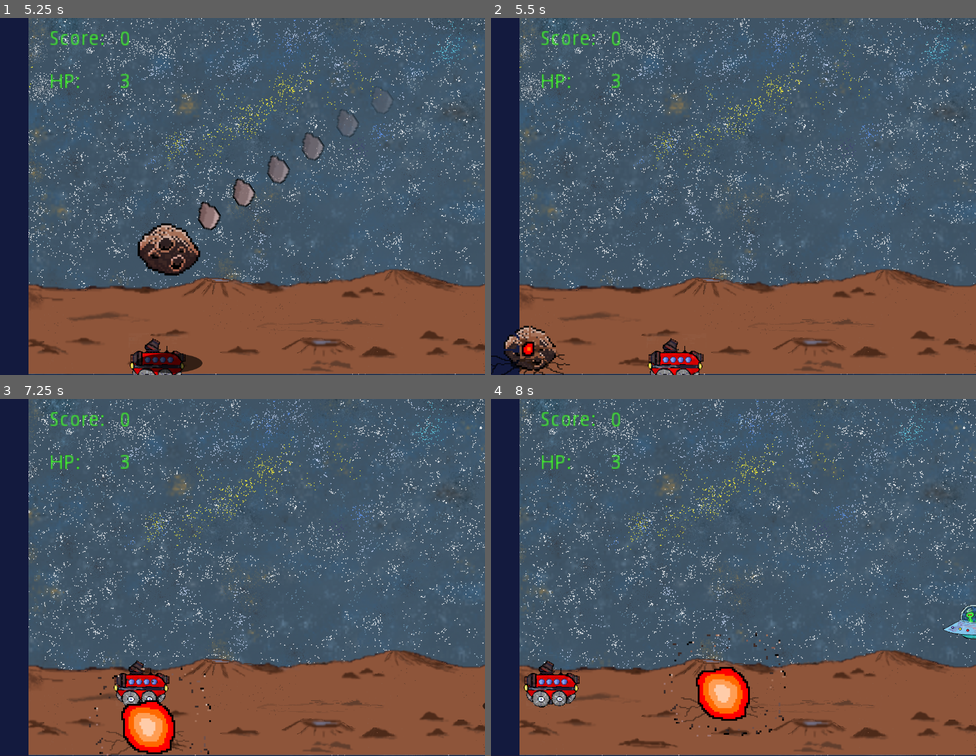
Above: before the commit, frames 1-4 (two rows, left to right).
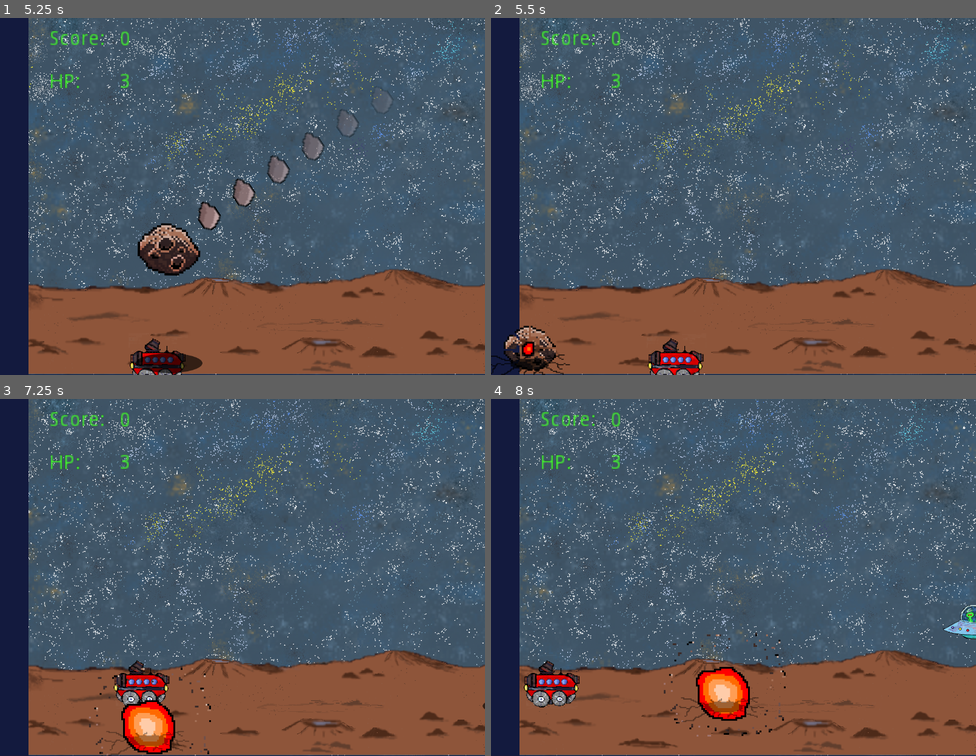
Above: after the commit, the same moments.

Repository: 13hnguyen/EchoWorld
Game: Godot game, scene res://Menus/MainMenu.tscn
Same seed, same stepped clock (60 frames per second), same inputs: the game is played once before the commit and once after it.
Inputs (mouse positions are in pixels of both pictures, inside the frame that each line leads up to):
- Up to frame 1 (5.25 s): click "NEW GAME" at 0.5 s; click (329, 164) at 1.27 s; type "Alex" at 1.35 s; click "NEW GAME" at 2 s; click "OK" at 2.75 s; hold D (move_right) 3.53-4.28 s; hold S (move_down) 4.28-5.03 s; hold D (move_right) from 5.03 s (still down)
- Up to frame 2 (5.5 s): keep holding D (move_right)
- Up to frame 3 (7.25 s): release D (move_right) at 5.78 s; hold W (move_up) 5.78-6.53 s; hold Left (move_left) from 6.53 s (still down)
- Up to frame 4 (8 s): keep holding Left (move_left)

Frame 1 is identical in both runs. In frame 2, less than 0.1% of the frame differs, in the area x 4-13%, y 94-99%; in frame 3, 0.3%; in frame 4, 0.3%, in the area x 39-53%, y 83-91%.

Commit message:
Fix bugging errors
Fixed error spams and enlarged the asteroid explosion area

Diff:
--- a/Final_Project/Asteroid/Asteroid.gd
+++ b/Final_Project/Asteroid/Asteroid.gd
@@ -41,7 +41,7 @@
   if is_a_parent_of(body) :
 
     var Impact = preload("res://Asteroid/AsteroidExplosion.tscn").instance()
-    get_parent().add_child(Impact)
+    get_parent().call_deferred("add_child", Impact)
     Impact.global_position = $Shadow.global_position
     Impact.set_scale(get_scale())
 
--- a/Final_Project/Asteroid/AsteroidExplosion.tscn
+++ b/Final_Project/Asteroid/AsteroidExplosion.tscn
@@ -8,16 +8,7 @@
 [ext_resource path="res://Art/Explosion/explosion1.png" type="Texture" id=6]
 [ext_resource path="res://Art/Explosion/explosion4.png" type="Texture" id=7]
 
-[sub_resource type="Gradient" id=1]
-offsets = PoolRealArray( 0, 0.98773, 1 )
-colors = PoolColorArray( 0, 0, 0, 1, 0.0920245, 0.0920245, 0.0920245, 1, 1, 1, 1, 1 )
-
-[sub_resource type="GradientTexture" id=2]
-gradient = SubResource( 1 )
-
-[sub_resource type="CircleShape2D" id=3]
-
-[sub_resource type="SpriteFrames" id=4]
+[sub_resource type="SpriteFrames" id=1]
 animations = [ {
 "frames": [ ExtResource( 6 ), ExtResource( 4 ), ExtResource( 5 ), ExtResource( 7 ), ExtResource( 3 ) ],
 "loop": false,
@@ -25,30 +16,39 @@
 "speed": 40.0
 } ]
 
+[sub_resource type="Gradient" id=2]
+offsets = PoolRealArray( 0, 0.98773, 1 )
+colors = PoolColorArray( 0, 0, 0, 1, 0.0920245, 0.0920245, 0.0920245, 1, 1, 1, 1, 1 )
+
+[sub_resource type="GradientTexture" id=3]
+gradient = SubResource( 2 )
+
+[sub_resource type="CircleShape2D" id=4]
+
 [node name="Explosion" type="KinematicBody2D"]
 collision_layer = 4
 collision_mask = 0
 script = ExtResource( 2 )
 
+[node name="Explosion" type="AnimatedSprite" parent="."]
+position = Vector2( 0, -34.189 )
+frames = SubResource( 1 )
+
 [node name="Sprite" type="Sprite" parent="."]
 position = Vector2( -2.62305, -5.92439 )
 texture = ExtResource( 1 )
-normal_map = SubResource( 2 )
-
-[node name="CollisionShape2D" type="CollisionShape2D" parent="."]
-position = Vector2( 0.75, -7.274 )
-scale = Vector2( 5, 3 )
-shape = SubResource( 3 )
+normal_map = SubResource( 3 )
 
 [node name="PlayerDetector" type="Area2D" parent="."]
 
 [node name="Shape" type="CollisionShape2D" parent="PlayerDetector"]
 position = Vector2( 0.75, 3 )
 scale = Vector2( 5, 1.5 )
-shape = SubResource( 3 )
+shape = SubResource( 4 )
 
-[node name="Explosion" type="AnimatedSprite" parent="."]
-position = Vector2( 0, -34.189 )
-frames = SubResource( 4 )
+[node name="CollisionShape2D" type="CollisionShape2D" parent="."]
+position = Vector2( 0.75, -7.274 )
+scale = Vector2( 9, 3 )
+shape = SubResource( 4 )
 
 [connection signal="body_entered" from="PlayerDetector" to="." method="_on_PlayerDetector_body_entered"]
